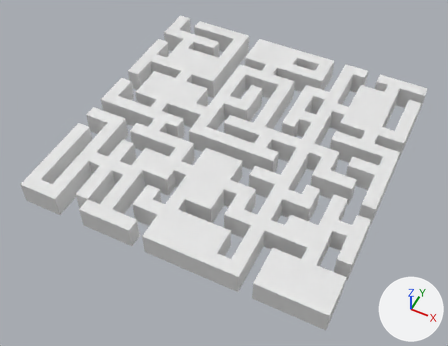
A saved change to the Blender file room-generator/Generated Room Selection.blend.
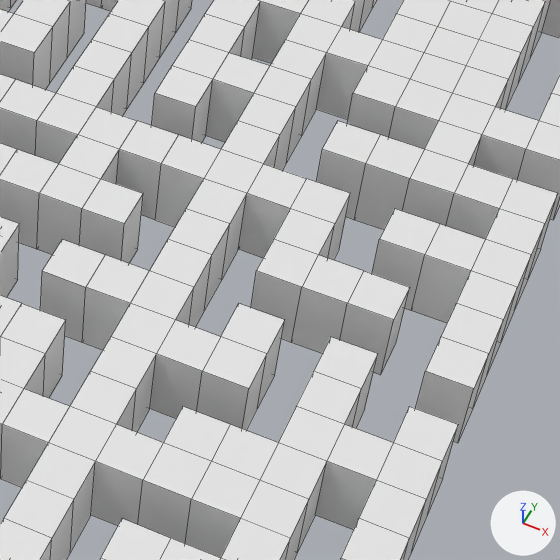
Old and new are each drawn whole from a camera (50 mm lens) standing at (3.2, -52.65, 43.62) and looking at (-14.62, -17.03, -0.9) and again close up on the part from 53% to 90% of the width and 28% to 75% of the height. The axes (+X, +Y, +Z) are drawn at lower right. The lights are the same throughout. The close-ups show mesh edges as thin lines.

In view in the first close-up: '14'.
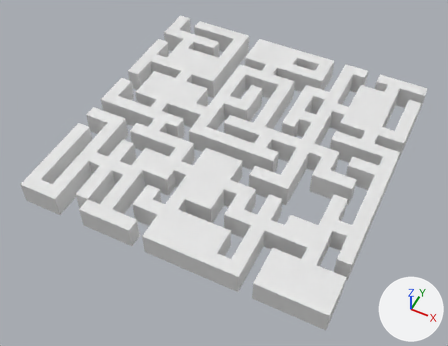
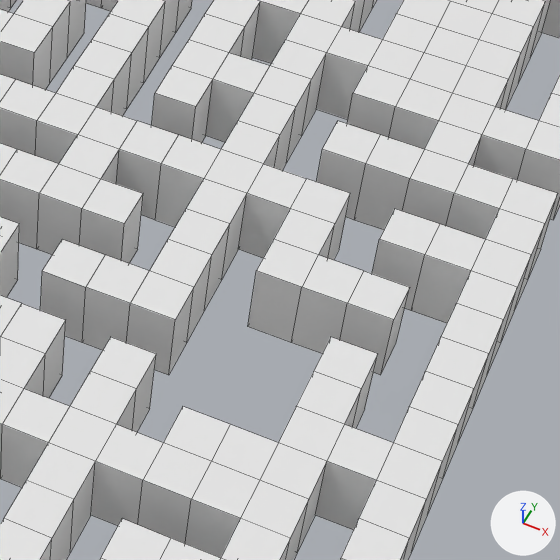
The change, as a diff of the scene's bpy script:
```diff
--- a/room-generator/Generated Room Selection.blend.py
+++ b/room-generator/Generated Room Selection.blend.py
@@ me_cube_64023 @@
 # used by ob_14; location = (0.0, 0.0, 0.0)
 # verts and faces of me_cube_64023; kept vertices keep their numbers, new ones are numbered from 1150
 # before: 338 (0.0, -17.5, 0.0) at pixel (457, 443), 339 (0.0, -18.8, 0.0) at pixel (442, 478), 340 (-1.2, -17.5, 0.0), 341 (-1.2, -18.8, 0.0), 917 (0.0, -17.5, 2.2) at pixel (473, 388)
 # before: 918 (-1.2, -17.5, 2.2) at pixel (425, 371), 921 (-1.2, -18.8, 2.2) at pixel (409, 406), 922 (0.0, -18.8, 2.2) at pixel (458, 424)
-me_cube_64023.from_pydata(...)  # 1150 vertices, 1160 faces; spans x -28.8..0.0, y -28.8..0.0, z 0.0..2.2
+me_cube_64023.from_pydata(...)  # 1138 vertices, 1148 faces; spans x -28.8..0.0, y -28.8..0.0, z 0.0..2.2
+# me_cube_64023 part 1
+delete_faces([(338, 340, 918, 917), (339, 922, 921, 341)])
+faces += [(338, 340, 341, 339), (917, 922, 921, 918), (338, 339, 922, 917), (340, 918, 921, 341)]
+# me_cube_64023 part 2
+# 12 vertices are removed from x -6.2..-5.0, y -20.0..-17.5, z 0.0..2.2
+# 16 faces are deleted
+# 2 new faces join them
```

Location of each change, (x1, y1, x2, y2) in pixels of the close-ups (560 x 560 px):
part 1 of me_cube_64023, built on: before (416, 371, 474, 443); after (410, 371, 474, 477)
part 2 of me_cube_64023, cut back: before (111, 303, 284, 430); after (127, 303, 175, 375)
